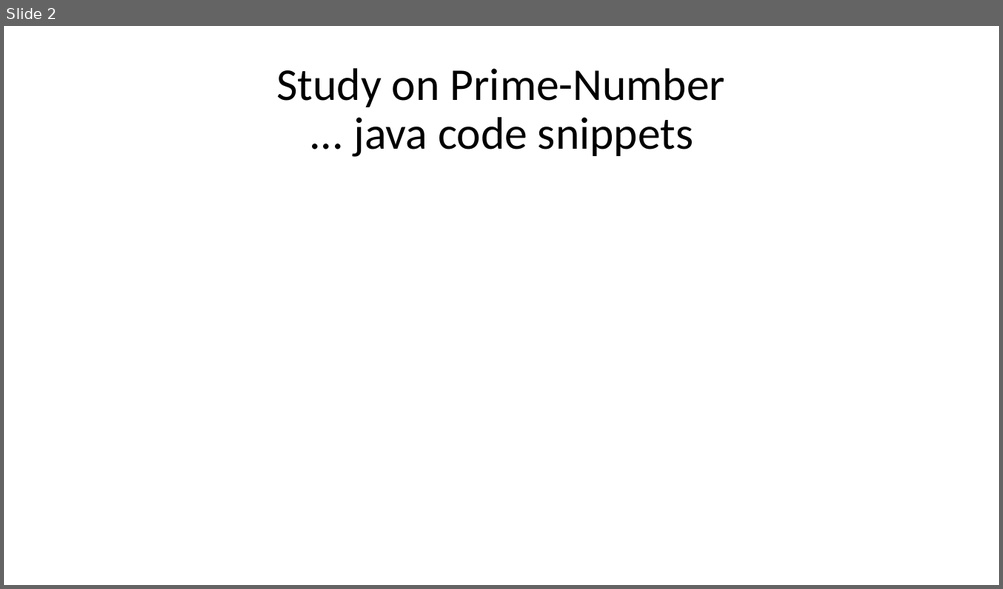
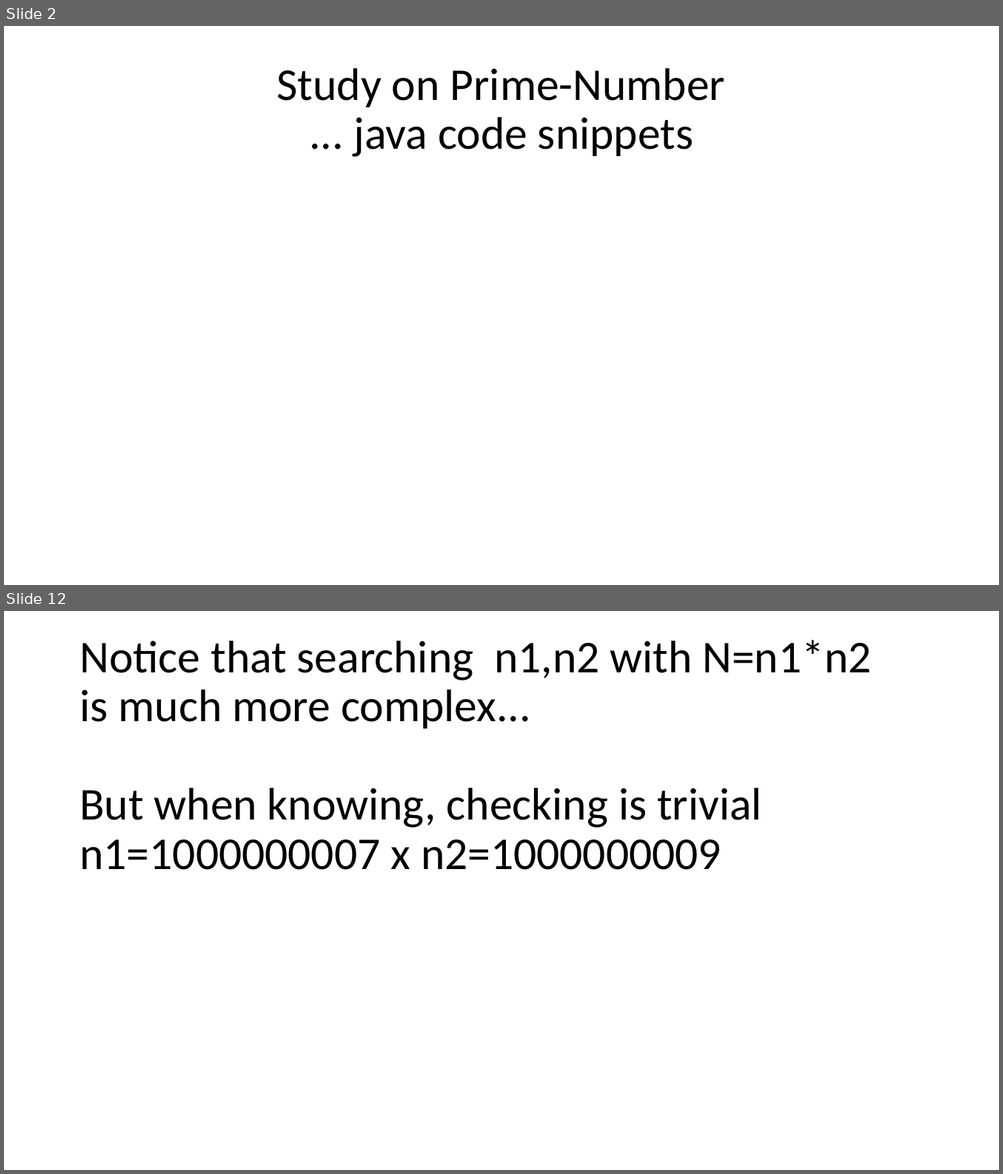
Before and after one commit to Arnaud-Nauwynck/presentations, a slide deck: security/hands-on/Security-TD4-cryptography-prime-numbers.pptx. Shown one above the other, each under a label of ours: slide 2 before the commit, slides 2 and 12 after it; the slides between them are not shown. The pictures are 1003x589 and 1003x1174 pixels, drawn with LibreOffice and Linux fonts; fonts in the diff are those of the drawing. Boxes give left, top, right and bottom in pixels: in the first picture for what was removed or moved away, otherwise in the second. Text is boxed around its words. In the diff, an @@ line names an element or a change of style, - is before the commit and + after.

```diff
--- a/security/hands-on/Security-TD4-cryptography-prime-numbers.pptx
+++ b/security/hands-on/Security-TD4-cryptography-prime-numbers.pptx
@@ slide 12 added at (x1=4, y1=611, x2=999, y2=1170), background #FFFFFF @@
@@ title added at (x1=79, y1=640, x2=871, y2=870), 44 pt, text #000000 @@
+Notice that searching n1,n2 with N=n1*n2
+is much more complex...
+But when knowing, checking is trivial
+n1=1000000007 x n2=1000000009
```
Also in this commit, not shown: 6 slides changed, 21 other slides added, 3 slides removed, 23 other files.
